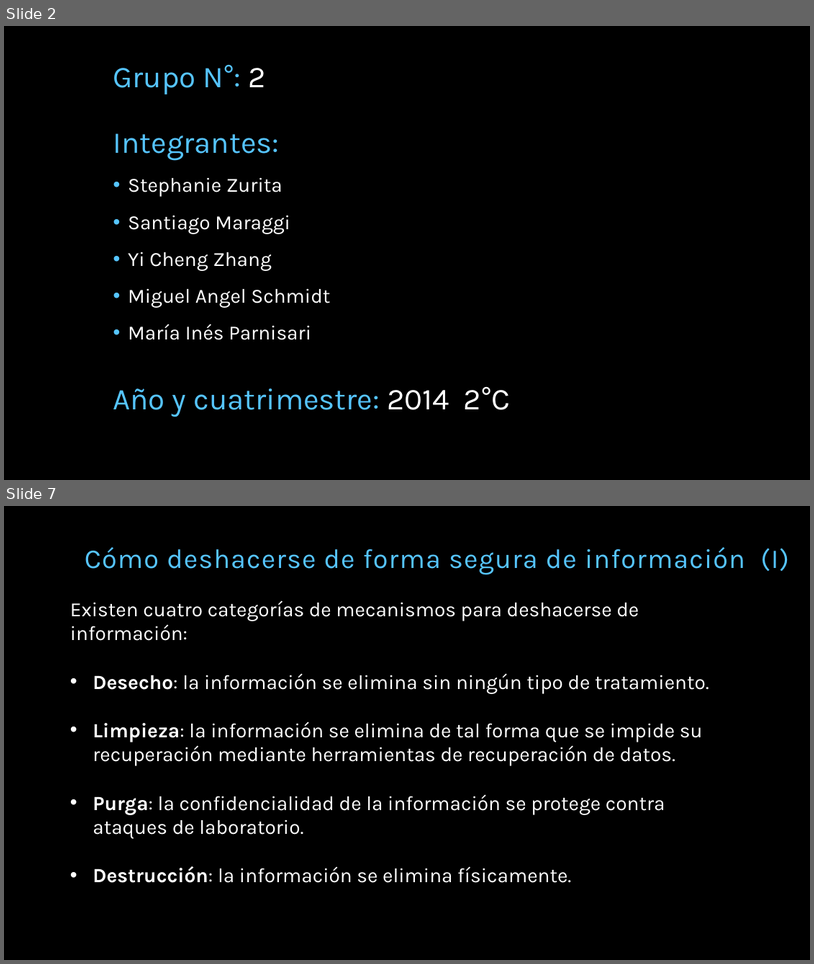
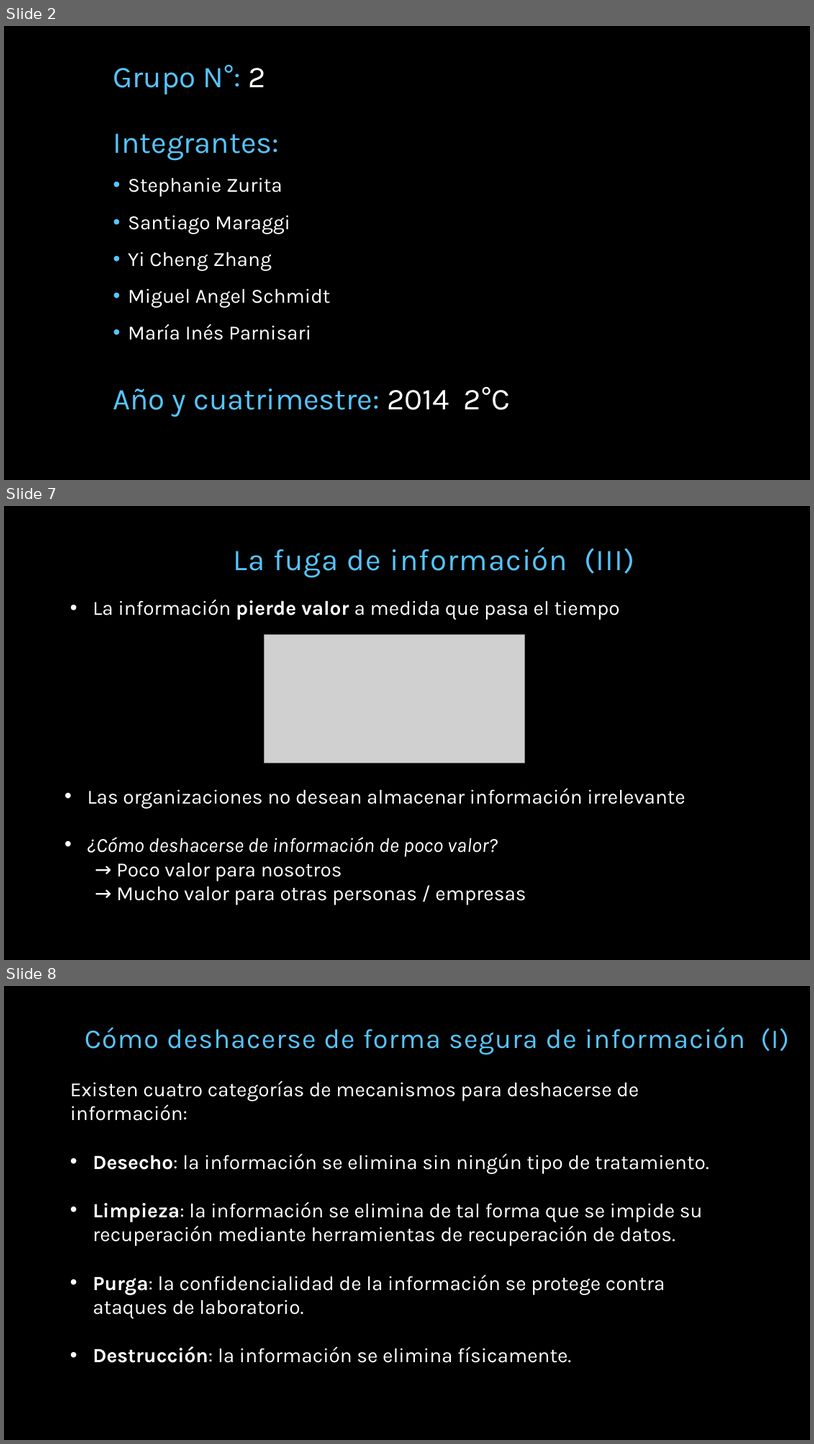
Before and after one commit to miparnisari/implantaciondesistemas, a slide deck: Presentacion/Fuga de Información.pptx. Shown one above the other, each under a label of ours: slides 2 and 7 before the commit, slides 2, 7 and 8 after it; the slides between them are not shown. The pictures are 814x964 and 814x1444 pixels, drawn with LibreOffice and Linux fonts; fonts in the diff are those of the drawing; grey boxes stand for pictures; background and template pictures are left out. Boxes give left, top, right and bottom in pixels: in the first picture for what was removed or moved away, otherwise in the second. Text is boxed around its words. In the diff, an @@ line names an element or a change of style, - is before the commit and + after.

Commit message:
Agrego puente entre fuga de informacion y destruccion de la misma
Agrego mas casos reales al siglo XXI

```diff
--- a/Presentacion/Fuga de Información.pptx
+++ b/Presentacion/Fuga de Información.pptx
@@ slide 7 added at box(4, 506, 810, 960), background picture (left out) @@
@@ title added at box(234, 547, 635, 578), 36 pt, text #56C5FF @@
+La fuga de información (III)
@@ text added at box(93, 599, 620, 620), 24 pt, text #FFFFFF @@
+• La información pierde valor a medida que pasa el tiempo
@@ picture added at box(264, 634, 525, 762) @@
@@ text added at box(88, 788, 685, 905), 24 pt, text #FFFFFF @@
+• Las organizaciones no desean almacenar información irrelevante
+• ¿Cómo deshacerse de información de poco valor?
+  → Poco valor para nosotros
+  → Mucho valor para otras personas / empresas
@@ what was slide 7 is now slide 8 @@
```
Also in this commit, not shown: 5 slides changed, 3 other files.
